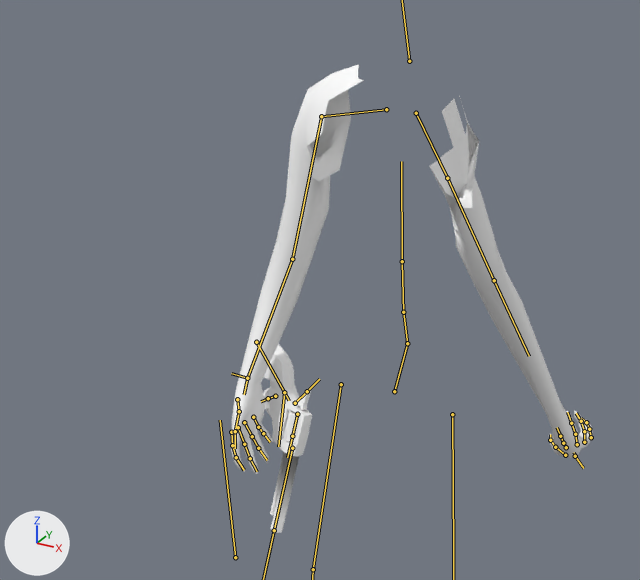
The Blender file Blender Files/rig_contraintsready_withkatana_withanim_gun.blend, before and after one commit.
Camera for both pictures: a 50 mm camera at (4.62, -10.38, 14.73) aimed at (-1.21, 0.23, 9.42). The axes (+X, +Y, +Z) are drawn at lower left. The lights are the same throughout. The bones that bend it are drawn over the model as lines.

The first picture shows 'Rig:Female1605'.
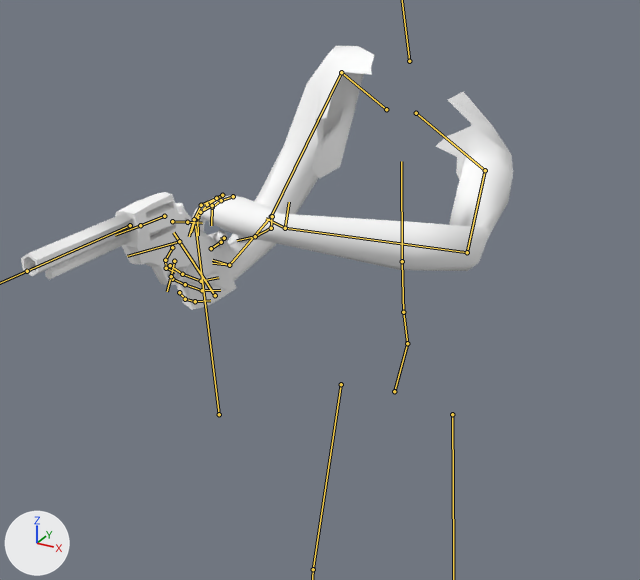
The newer file adds an action. The first version stands in its rest pose; the second is drawn at frame 1 of the action 'Suicide'.

What differs and where, as boxes (x1, y1, x2, y2) in the pictures (640 x 580 px):
'Rig:Female1605', posed (36% wider, 44% shorter): before (231, 64, 593, 533); after (21, 46, 513, 310)
bone 'clavicle_l', root to tip: before (416, 113) to (447, 178); after (416, 113) to (485, 170)
bone 'upperarm_l', root to tip: before (447, 178) to (494, 280); after (485, 170) to (467, 252)
bone 'lowerarm_l', root to tip: before (494, 280) to (529, 356); after (467, 252) to (285, 228)
bone 'hand_l.001', root to tip: before (575, 456) to (583, 468); after (285, 228) to (289, 202)
bone 'hand_l', root to tip: before (575, 456) to (574, 452); after (285, 228) to (266, 218)
bone 'index_01_l', root to tip: before (566, 447) to (563, 443); after (233, 196) to (221, 200)
bone 'index_02_l', root to tip: before (563, 443) to (560, 436); after (221, 200) to (212, 207)
bone 'index_03_l', root to tip: before (560, 436) to (557, 427); after (212, 207) to (211, 225)
bone 'middle_01_l', root to tip: before (577, 444) to (575, 434); after (222, 195) to (207, 204)
bone 'middle_02_l', root to tip: before (575, 434) to (571, 423); after (207, 204) to (197, 217)
bone 'middle_03_l', root to tip: before (571, 423) to (567, 412); after (197, 217) to (198, 235)
bone 'pinky_01_l', root to tip: before (591, 437) to (589, 429); after (212, 205) to (200, 212)
bone 'ring_01_l', root to tip: before (584, 442) to (584, 431); after (216, 198) to (201, 205)
bone 'ring_02_l', root to tip: before (584, 431) to (581, 421); after (201, 205) to (194, 219)
bone 'ring_03_l', root to tip: before (581, 421) to (576, 413); after (194, 219) to (189, 236)
bone 'thumb_01_l', root to tip: before (565, 455) to (555, 447); after (272, 216) to (271, 228)
bone 'thumb_02_l', root to tip: before (555, 447) to (550, 440); after (271, 228) to (255, 236)
bone 'hand_r.001', root to tip: before (247, 378) to (231, 373); after (229, 265) to (212, 260)
bone 'index_01_r', root to tip: before (231, 432) to (232, 445); after (172, 247) to (165, 260)
bone 'index_02_r', root to tip: before (232, 445) to (236, 457); after (165, 260) to (166, 268)
bone 'middle_01_r', root to tip: before (238, 427) to (244, 444); after (170, 265) to (182, 274)
bone 'middle_02_r', root to tip: before (244, 444) to (250, 458); after (182, 274) to (201, 281)
bone 'middle_03_r', root to tip: before (250, 458) to (257, 471); after (201, 281) to (218, 277)
bone 'pinky_01_r', root to tip: before (253, 417) to (258, 427); after (179, 292) to (185, 299)
bone 'pinky_02_r', root to tip: before (258, 427) to (263, 433); after (185, 299) to (195, 301)
bone 'pinky_03_r', root to tip: before (263, 433) to (270, 442); after (195, 301) to (210, 300)
bone 'ring_01_r', root to tip: before (244, 422) to (252, 436); after (172, 279) to (185, 284)
bone 'ring_02_r', root to tip: before (252, 436) to (258, 448); after (185, 284) to (202, 290)
bone 'ring_03_r', root to tip: before (258, 448) to (267, 460); after (202, 290) to (220, 290)
bone 'thumb_01_r', root to tip: before (237, 399) to (239, 411); after (211, 248) to (221, 242)
bone 'thumb_02_r', root to tip: before (239, 411) to (235, 431); after (221, 242) to (224, 238)
bone 'thumb_03_r', root to tip: before (235, 431) to (235, 448); after (224, 238) to (220, 239)
bone 'Uchwyt', root to tip: before (256, 342) to (289, 400); after (215, 295) to (173, 232)
bone 'Bebenek', root to tip: before (297, 414) to (292, 436); after (164, 216) to (140, 225)
bone 'Przeladowanie', root to tip: before (295, 403) to (307, 391); after (172, 221) to (187, 222)

What the commit changed:
Bone 'clavicle_l' (bone_clavicle_l) turns from (0, 0, 0) to (-5, 6, -31) degrees about its own x, y and z.
Bone 'upperarm_l' (bone_upperarm_l) turns from (0, 0, 0) to (5, -15, 66) degrees about its own x, y and z.
Bone 'lowerarm_l' (bone_lowerarm_l) turns from (0, 0, 0) to (-87, 70, -101) degrees about its own x, y and z.
Bone 'hand_l.001' (bone_hand_l_001) moves from (0.0, 0.0, 0.0) to (1.02, -4.63, 5.26).
Bone 'hand_l.001' (bone_hand_l_001) turns from (0, 0, 0) to (94, 3, -104) degrees about its own x, y and z.
Bone 'hand_l' (bone_hand_l) turns from (0, 0, 0) to (5, 0, 1) degrees about its own x, y and z.
Bone 'index_01_l' (bone_index_01_l) turns from (0, 0, 0) to (12, -49, 18) degrees about its own x, y and z.
Bone 'index_02_l' (bone_index_02_l) turns from (0, 0, 0) to (-4, 26, 4) degrees about its own x, y and z.
Bone 'index_03_l' (bone_index_03_l) turns from (0, 0, 0) to (26, -28, 29) degrees about its own x, y and z.
Bone 'middle_01_l' (bone_middle_01_l) turns from (0, 0, 0) to (1, -2, 23) degrees about its own x, y and z.
Bone 'middle_02_l' (bone_middle_02_l) turns from (0, 0, 0) to (-14, -1, -10) degrees about its own x, y and z.
Bone 'middle_03_l' (bone_middle_03_l) turns from (0, 0, 0) to (23, -5, 25) degrees about its own x, y and z.
Bone 'pinky_01_l' (bone_pinky_01_l) turns from (0, 0, 0) to (-16, 48, 5) degrees about its own x, y and z.
Bone 'ring_01_l' (bone_ring_01_l) turns from (0, 0, 0) to (-4, 0, 23) degrees about its own x, y and z.
Bone 'ring_02_l' (bone_ring_02_l) turns from (0, 0, 0) to (-4, 0, -9) degrees about its own x, y and z.
Bone 'ring_03_l' (bone_ring_03_l) turns from (0, 0, 0) to (-21, 0, 0) degrees about its own x, y and z.
Bone 'thumb_01_l' (bone_thumb_01_l) turns from (0, 0, 0) to (-20, 0, -1) degrees about its own x, y and z.
Bone 'thumb_02_l' (bone_thumb_02_l) turns from (0, 0, 0) to (27, -4, 16) degrees about its own x, y and z.
Bone 'hand_r.001' (bone_hand_r_001) moves from (0.0, 0.0, 0.0) to (-1.97, -1.14, 2.83).
Bone 'hand_r.001' (bone_hand_r_001) turns from (0, 0, 0) to (40, 94, 28) degrees about its own x, y and z.
Bone 'index_01_r' (bone_index_01_r) turns from (0, 0, 0) to (35, 2, 3) degrees about its own x, y and z.
Bone 'index_02_r' (bone_index_02_r) turns from (0, 0, 0) to (-38, 51, -19) degrees about its own x, y and z.
Bone 'middle_01_r' (bone_middle_01_r) turns from (0, 0, 0) to (43, 11, -26) degrees about its own x, y and z.
Bone 'middle_02_r' (bone_middle_02_r) turns from (0, 0, 0) to (-5, -53, -41) degrees about its own x, y and z.
Bone 'middle_03_r' (bone_middle_03_r) turns from (0, 0, 0) to (-58, -31, -53) degrees about its own x, y and z.
Bone 'pinky_01_r' (bone_pinky_01_r) turns from (0, 0, 0) to (35, 2, -2) degrees about its own x, y and z.
Bone 'pinky_02_r' (bone_pinky_02_r) turns from (0, 0, 0) to (-18, 0, 0) degrees about its own x, y and z.
Bone 'pinky_03_r' (bone_pinky_03_r) turns from (0, 0, 0) to (22, 3, -17) degrees about its own x, y and z.
Bone 'ring_01_r' (bone_ring_01_r) turns from (0, 0, 0) to (41, 9, -25) degrees about its own x, y and z.
Bone 'ring_02_r' (bone_ring_02_r) turns from (0, 0, 0) to (-8, 0, 0) degrees about its own x, y and z.
Bone 'ring_03_r' (bone_ring_03_r) turns from (0, 0, 0) to (0, 13, -20) degrees about its own x, y and z.
Bone 'thumb_01_r' (bone_thumb_01_r) turns from (0, 0, 0) to (-6, -1, -20) degrees about its own x, y and z.
Bone 'thumb_02_r' (bone_thumb_02_r) turns from (0, 0, 0) to (7, -78, 8) degrees about its own x, y and z.
Bone 'thumb_03_r' (bone_thumb_03_r) turns from (0, 0, 0) to (20, 0, -23) degrees about its own x, y and z.
Bone 'Uchwyt' (bone_uchwyt) moves from (0.0, 0.0, 0.0) to (0.25, 0.93, -0.18).
Bone 'Uchwyt' (bone_uchwyt) turns from (0, 0, 0) to (-49, 52, -78) degrees about its own x, y and z.
Bone 'Bebenek' (bone_bebenek) moves from (0.0, 0.0, 0.0) to (-0.02, 0.0, 0.0).
Bone 'Bebenek' (bone_bebenek) turns from (0, 0, 0) to (-1, 160, -5) degrees about its own x, y and z.
Bone 'Przeladowanie' (bone_przeladowanie) turns from (0, 0, 0) to (53, 2, -5) degrees about its own x, y and z.
